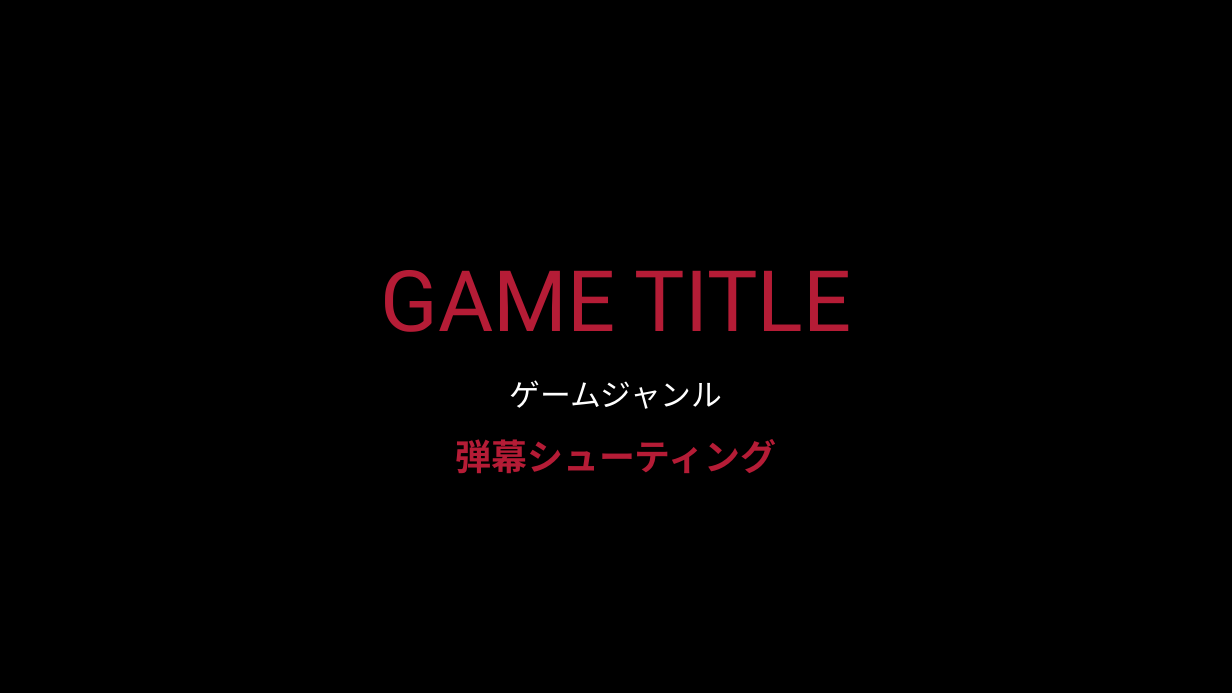
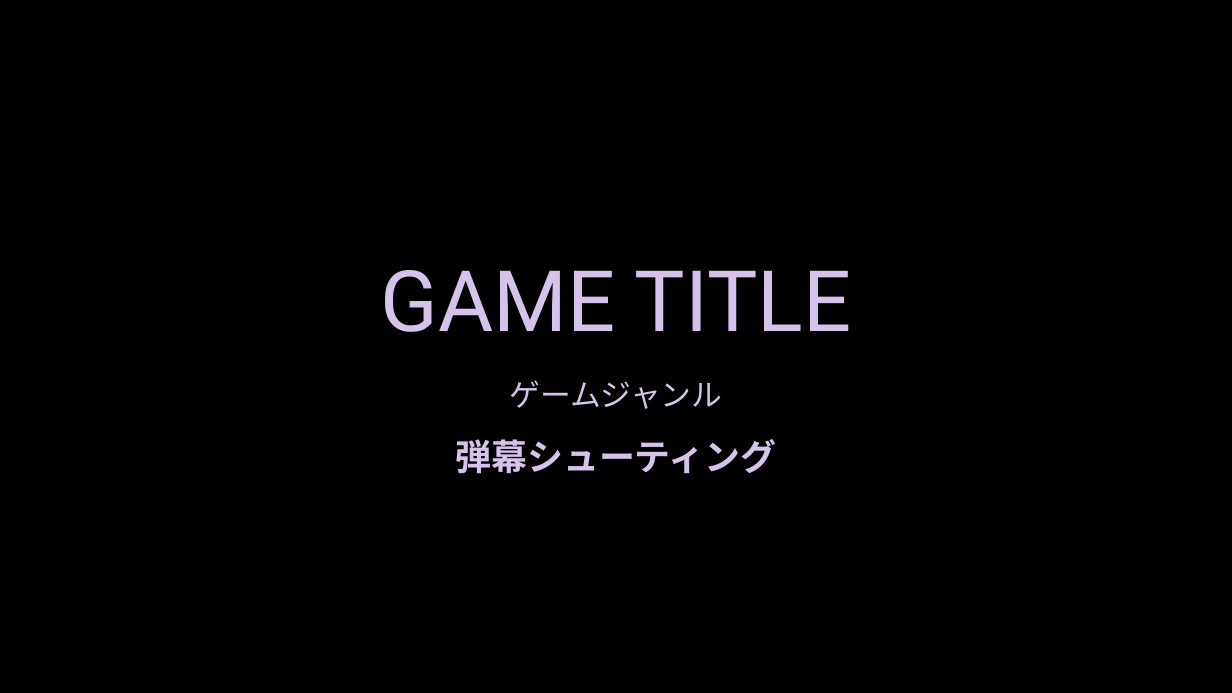
Before and after one commit to TAKU415/GameB, a slide deck: slide 1 of ゲーム説明用プレゼン.pptx. Drawn at 1232x693 pixels with LibreOffice and Linux fonts; fonts in the diff are those of the drawing; background and template pictures are left out. Boxes give left, top, right and bottom in pixels: in the first picture for what was removed or moved away, otherwise in the second. Text is boxed around its words. In the diff, an @@ line names an element or a change of style, - is before the commit and + after.

Commit message:
game

```diff
--- a/ゲーム説明用プレゼン.pptx
+++ b/ゲーム説明用プレゼン.pptx
@@ title "GAME TITLE" at (380,270,851,332): text colour #B51C36 to #D5C3E9 @@
@@ subtitle "ゲームジャンル" at (456,380,777,474): text colour #FFFFFF to #D5C3E9 in "ゲームジャンル"; text colour #B51C36 to #D5C3E9 in "弾幕シューティング" @@
```
Also in this commit, not shown: 4 other slides changed, 3 slides added, 2 other files.
